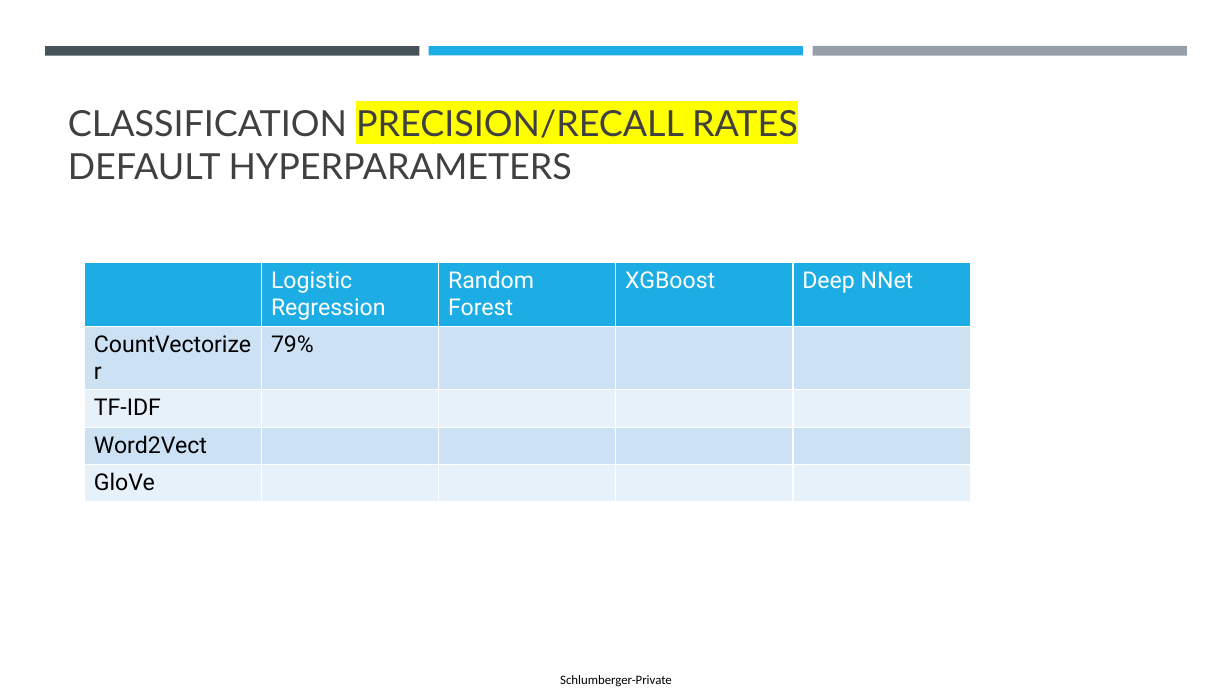
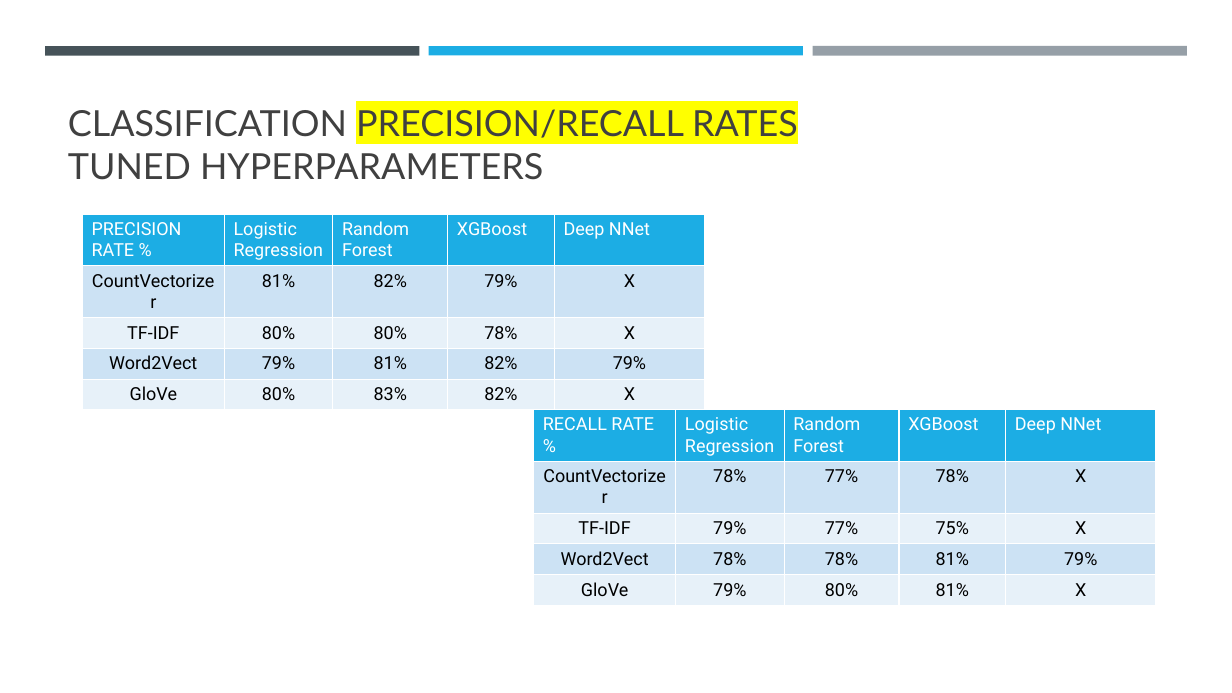
Before and after one commit to philipayazi/Disaster_Tweets, a slide deck: slide 8 of FinalProject_presentation.pptx. Drawn at 1232x693 pixels with LibreOffice and Linux fonts; fonts in the diff are those of the drawing. Boxes give left, top, right and bottom in pixels: in the first picture for what was removed or moved away, otherwise in the second. Text is boxed around its words. In the diff, an @@ line names an element or a change of style, - is before the commit and + after.

Commit message:
ver 3

```diff
--- a/FinalProject_presentation.pptx
+++ b/FinalProject_presentation.pptx
@@ title at bbox=[68, 109, 798, 180]: text changed @@
-CLASSIFICATION PRECISION/RECALL RATES
-DEFAULT HYPERPARAMETERS
+CLASSIFICATION PRECISION/RECALL RATES
+TUNED HYPERPARAMETERS
@@ table at bbox=[82, 214, 704, 404] @@
-row 1, column 1: 
+row 1, column 1: PRECISION RATE %
-row 2: CountVectorizer | 79% |  |  | 
+row 2: CountVectorizer | 81% | 82% | 79% | X
-row 3: TF-IDF |  |  |  | 
+row 3: TF-IDF | 80% | 80% | 78% | X
-row 4: Word2Vect |  |  |  | 
+row 4: Word2Vect | 79% | 81% | 82% | 79%
-row 5: GloVe |  |  |  | 
+row 5: GloVe | 80% | 83% | 82% | X
@@ size 18 to 14 pt in "Logistic Regression", "Random", "Forest", "XGBoost" and 5 more places @@
@@ alignment left to centre @@
@@ table: place and size @@
-table at bbox=[85, 262, 972, 495]
+table at bbox=[82, 214, 704, 404]
@@ table added at bbox=[534, 409, 1156, 600], 5 rows, 5 columns @@
+RECALL RATE % | Logistic Regression | Random / Forest | XGBoost | Deep NNet
+CountVectorizer | 78% | 77% | 78% | X
+TF-IDF | 79% | 77% | 75% | X
+Word2Vect | 78% | 78% | 81% | 79%
+GloVe | 79% | 80% | 81% | X
@@ rectangle added at bbox=[529, 672, 694, 692], fill #FFFFFF @@
@@ text removed at bbox=[560, 675, 672, 686] @@
-Schlumberger-Private
```
Also in this commit, not shown: 8 other slides changed, 2 slides added, 2 slides removed.
